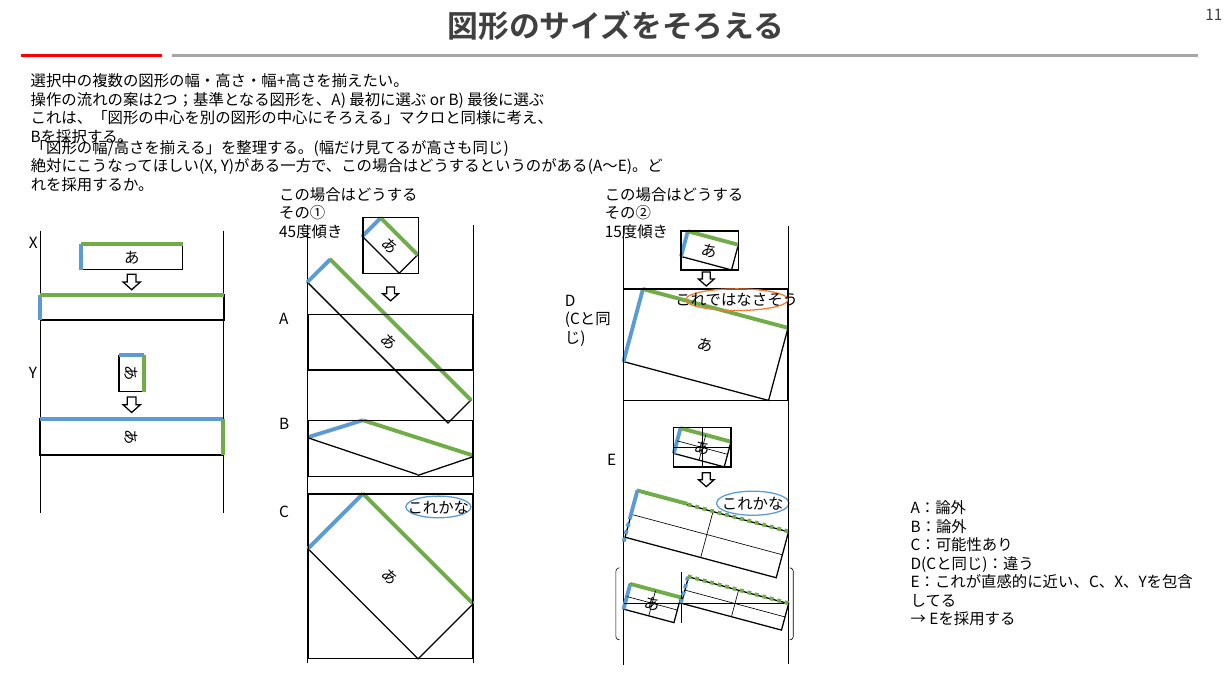
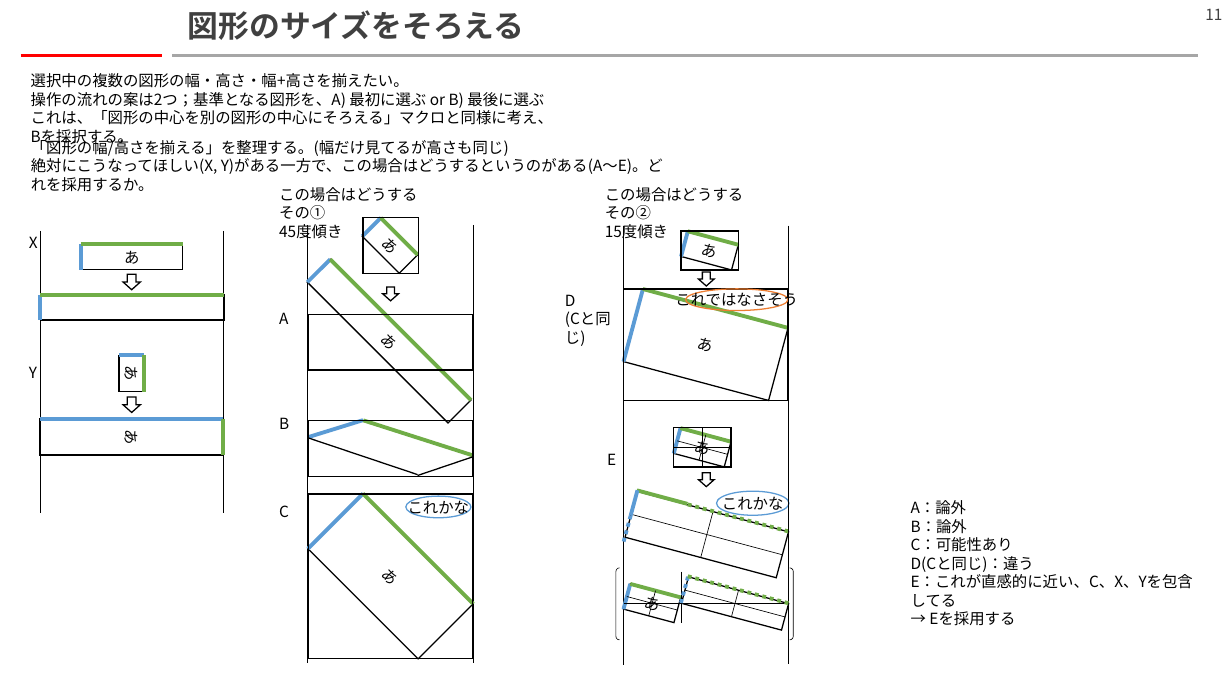
Before and after one commit to hitsuji-ga-u/pawapo, a slide deck: slide 11 of slide/customUI.pptm. Drawn at 1232x693 pixels with LibreOffice and Linux fonts; fonts in the diff are those of the drawing. Boxes give left, top, right and bottom in pixels: in the first picture for what was removed or moved away, otherwise in the second. Text is boxed around its words. In the diff, an @@ line names an element or a change of style, - is before the commit and + after.

```diff
--- a/slide/customUI.pptm
+++ b/slide/customUI.pptm
@@ title "図形のサイズをそろえる" at [188, 10, 525, 40]: alignment centre to left @@
```
Also in this commit, not shown: 8 other slides changed, 3 other files.
